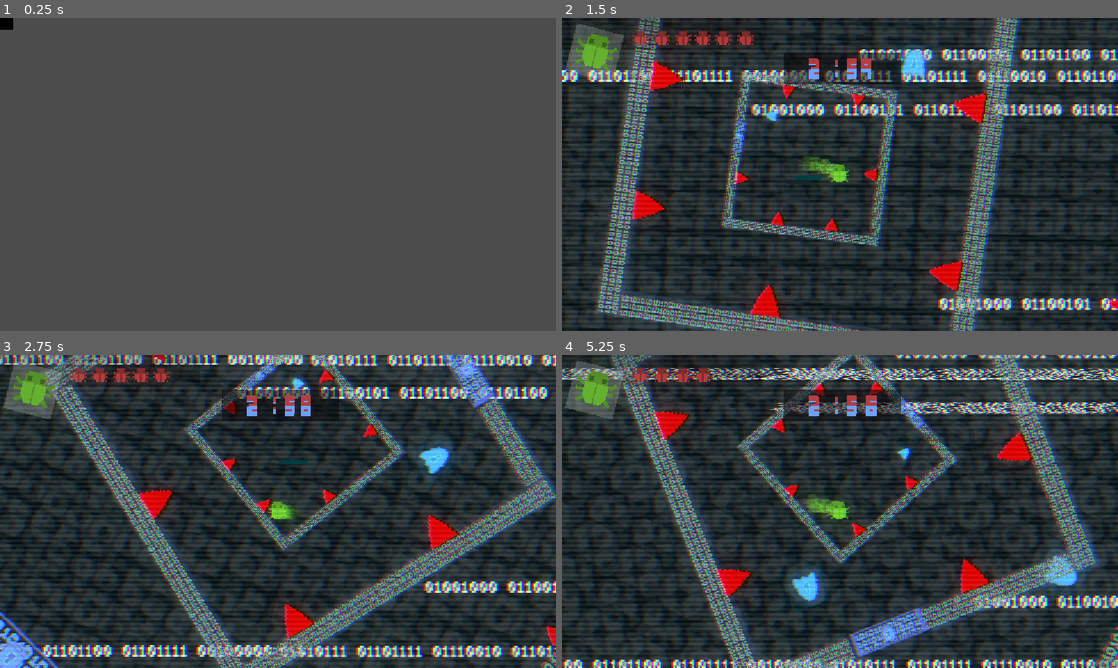
Above: before the commit, frames 1-4 (two rows, left to right).
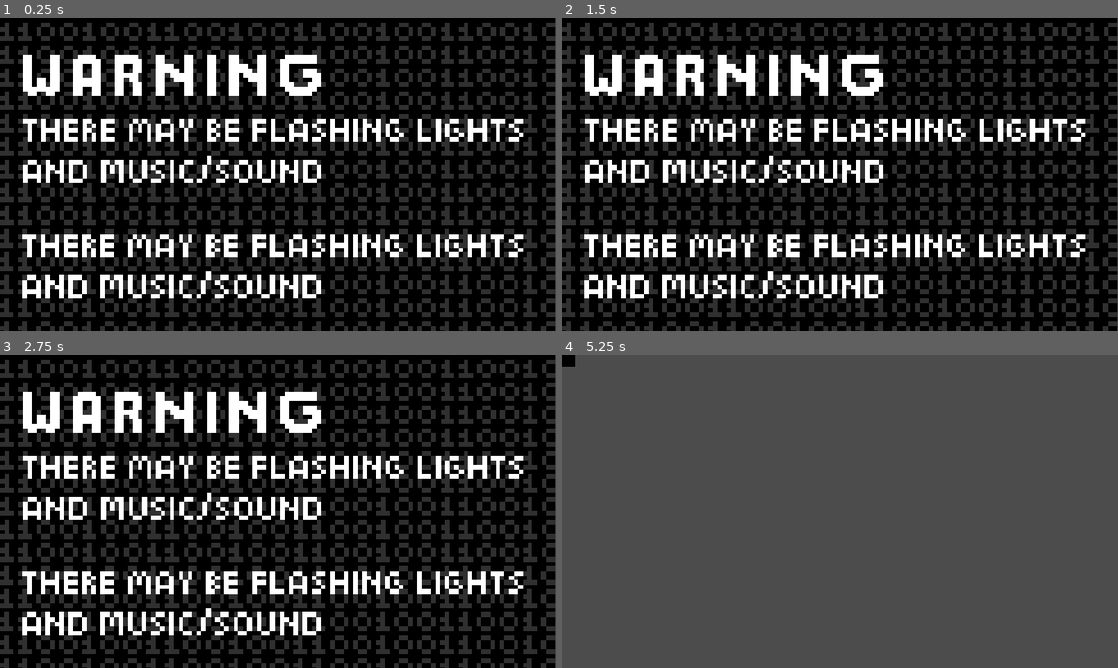
Above: after the commit, the same moments.

Repository: Noob-97/very-serious-game-jam
Game: Godot game, scene res://WarningScreen.tscn
Two runs of this game, one before a commit and one after it. Both use one fixed random seed, a clock stepped at 60 frames per second and the inputs below. Before the commit the project starts from res://Scenes/Cutscene.tscn. Video files are missing from this copy of the repository; at most half a second of black plays in their place. Sound files missing from this copy of the repository are replaced by a short silence.
Inputs:
- Up to frame 1 (0.25 s): no input
- Up to frame 2 (1.5 s): tap Enter at 0.5 s; hold D (RightKey) from 0.53 s (still down); tap Space (JumpKey) at 0.77 s; tap E (Restart) at 1.25 s
- Up to frame 3 (2.75 s): tap Space (JumpKey) at 1.52 s; release D (RightKey) at 2.03 s; hold A (LeftKey) from 2.03 s (still down)
- Up to frame 4 (5.25 s): release A (LeftKey) at 2.78 s; hold D (RightKey) 2.78-4.28 s; tap Space (JumpKey) at 3.02, 3.77, 4.52 s; hold A (LeftKey) 4.28-5.03 s; hold D (RightKey) from 5.03 s (still down)

The runs differ from the first frame. In frame 1, 100% of the frame differs, in the area x 0-100%, y 0-100%; in frame 2, 82%; in frame 3, 82%; in frame 4, 91%.

Commit message:
Warning Screen

Diff:
--- /dev/null
+++ b/WarningScreen.gd
@@ -0,0 +1,11 @@
+extends Control
+
+
+# Called when the node enters the scene tree for the first time.
+func _ready() -> void:
+	pass # Replace with function body.
+
+
+# Called every frame. 'delta' is the elapsed time since the previous frame.
+func _process(delta: float) -> void:
+	pass
--- /dev/null
+++ b/WarningScreen.tscn
@@ -0,0 +1,35 @@
+[gd_scene format=3 uid="uid://cwlih3vjlrci3"]
+
+[ext_resource type="Texture2D" uid="uid://b6bmej2ot16ia" path="res://virus_geaam-export.png" id="1_4ri5c"]
+[ext_resource type="Script" uid="uid://qbuo11rvffy3" path="res://timer.gd" id="2_rpxjj"]
+
+[node name="Control" type="Control" unique_id=629266569]
+layout_mode = 3
+anchors_preset = 0
+offset_right = 40.0
+offset_bottom = 40.0
+
+[node name="TextureRect" type="TextureRect" parent="." unique_id=1606851324]
+texture_filter = 1
+layout_mode = 0
+offset_top = -19.0
+offset_right = 121.0
+offset_bottom = 29.0
+scale = Vector2(9.51, 9.51)
+texture = ExtResource("1_4ri5c")
+
+[node name="TextureRect2" type="TextureRect" parent="." unique_id=844574818]
+z_index = -3
+texture_filter = 1
+layout_mode = 0
+offset_left = -0.99999994
+offset_top = 218.99998
+offset_right = 120.0
+offset_bottom = 267.0
+scale = Vector2(9.51, 9.51)
+texture = ExtResource("1_4ri5c")
+
+[node name="Timer" type="Timer" parent="." unique_id=1999487552]
+wait_time = 5.0
+autostart = true
+script = ExtResource("2_rpxjj")
--- a/project.godot
+++ b/project.godot
@@ -11,7 +11,7 @@
 [application]
 
 config/name="VERY-SERIOUS-GAME-JAM"
-run/main_scene="uid://beu7j3tamk21u"
+run/main_scene="uid://cwlih3vjlrci3"
 config/features=PackedStringArray("4.7", "GL Compatibility")
 config/icon="res://icon.svg"
 
--- /dev/null
+++ b/timer.gd
@@ -0,0 +1,7 @@
+extends Timer
+
+func _ready() -> void:
+	timeout.connect(_change_scene)
+
+func _change_scene() -> void:
+	get_tree().change_scene_to_file("res://Scenes/Cutscene.tscn")
Not shown, added: WarningScreen.gd.uid
Not shown, added: timer.gd.uid
Binary file added: virus_geaam-export.png
Not shown, added: virus_geaam-export.png.import
